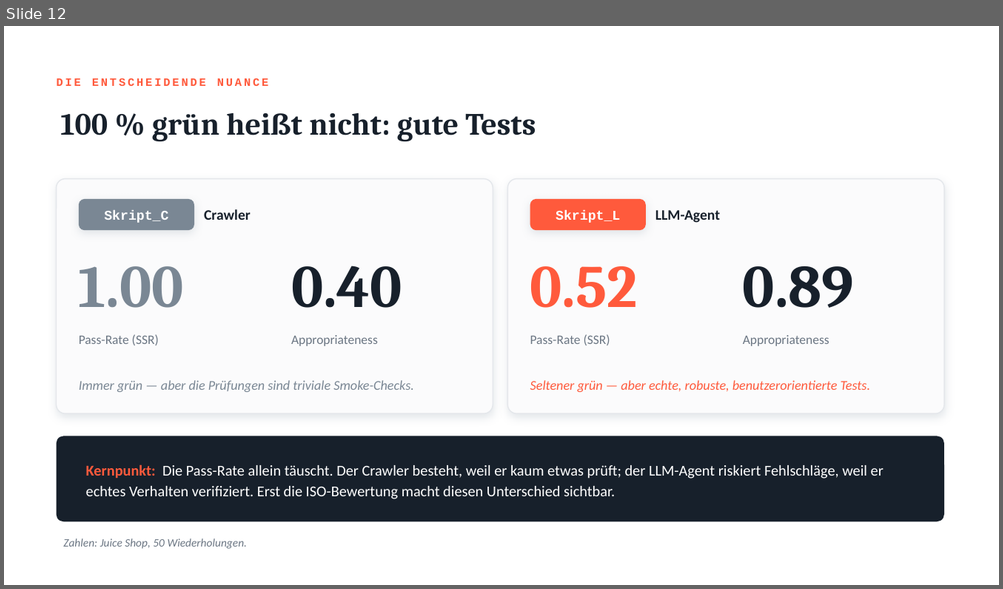
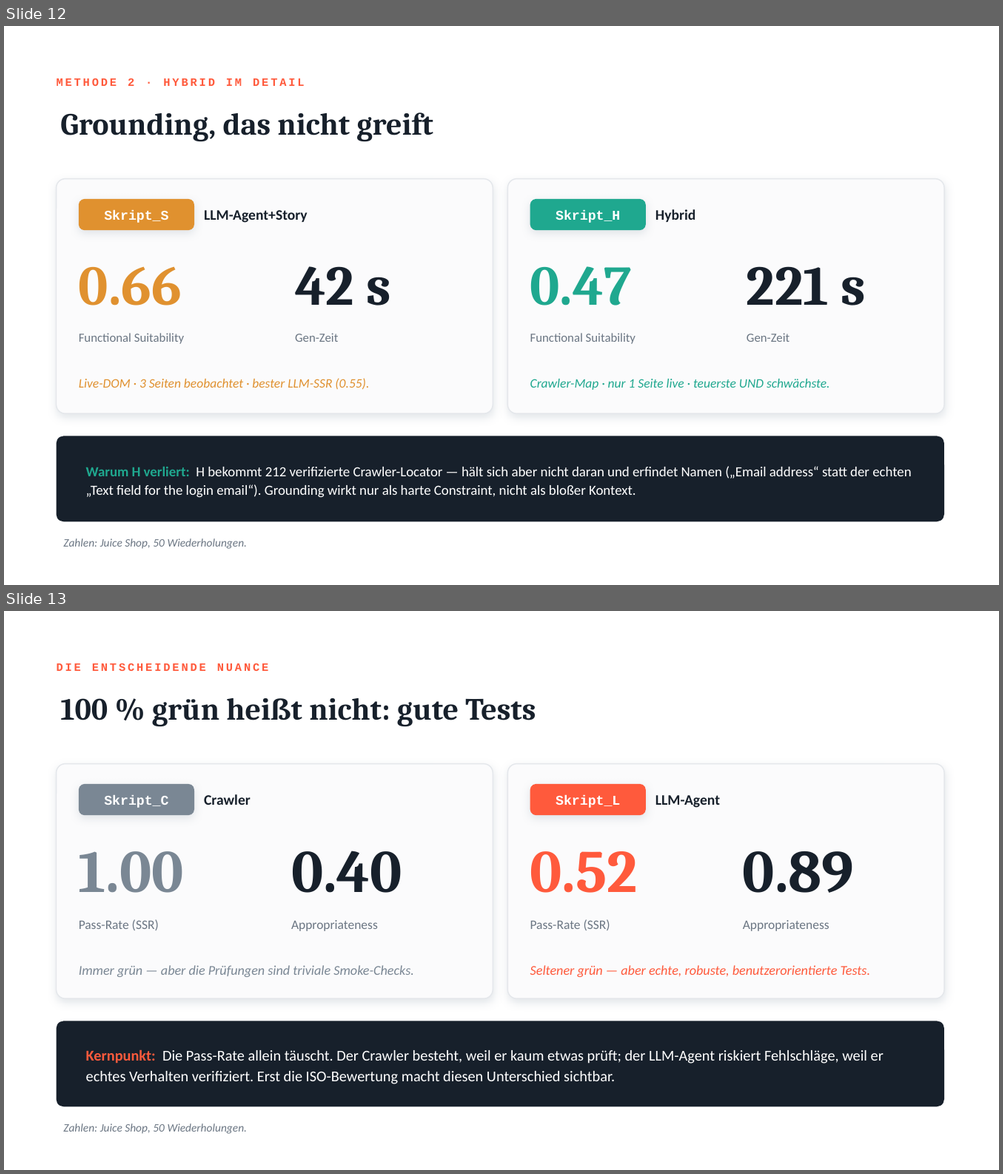
Before and after one commit to philippmelikidis/testgeneration-benchmark, a slide deck: presentation/Endpraesentation_LLM_vs_Crawler.pptx. Shown one above the other, each under a label of ours: slide 12 before the commit, slides 12 and 13 after it. The pictures are 1003x589 and 1003x1174 pixels, drawn with LibreOffice and Linux fonts; fonts in the diff are those of the drawing. Boxes give left, top, right and bottom in pixels: in the first picture for what was removed or moved away, otherwise in the second. Text is boxed around its words. In the diff, an @@ line names an element or a change of style, - is before the commit and + after.

```diff
--- a/presentation/Endpraesentation_LLM_vs_Crawler.pptx
+++ b/presentation/Endpraesentation_LLM_vs_Crawler.pptx
@@ slide 12 added at (4,26,999,585), background #FFFFFF @@
@@ text added at (57,78,304,86), 11 pt, text #FF5A3C, bold @@
+METHODE 2 · HYBRID IM DETAIL
@@ text added at (60,113,433,142), 30 pt, text #17202B, bold @@
+Grounding, das nicht greift
@@ rounded rectangle added at (57,179,492,414), fill #FBFBFC, outline #E4E7EB 1 pt @@
@@ rounded rectangle added at (508,179,944,414), fill #FBFBFC, outline #E4E7EB 1 pt @@
@@ rounded rectangle added at (79,199,194,230), fill #E0912F @@
@@ rounded rectangle added at (530,199,646,230), fill #1FA88F @@
@@ text added at (104,210,168,223), 13 pt, text #FFFFFF, bold @@
+Skript_S
@@ text added at (204,210,307,223), 14 pt, text #17202B, bold @@
+LLM-Agent+Story
@@ text added at (555,210,620,223), 13 pt, text #FFFFFF, bold @@
+Skript_H
@@ text added at (655,210,695,222), 14 pt, text #17202B, bold @@
+Hybrid
@@ text added at (79,266,182,306), 54 pt, text #E0912F, bold @@
+0.66
@@ text added at (295,266,392,306), 54 pt, text #17202B, bold @@
+42 s
@@ text added at (530,266,632,306), 54 pt, text #1FA88F, bold @@
+0.47
@@ text added at (746,266,866,306), 54 pt, text #17202B, bold @@
+221 s
@@ text added at (79,333,184,344), 12 pt, text #6B7683 @@
+Functional Suitability
@@ text added at (295,333,338,342), 12 pt, text #6B7683 @@
+Gen-Zeit
@@ text added at (530,333,635,344), 12 pt, text #6B7683 @@
+Functional Suitability
@@ text added at (746,333,789,342), 12 pt, text #6B7683 @@
+Gen-Zeit
@@ text added at (79,378,369,389), 12.5 pt, text #E0912F, italic @@
+Live-DOM · 3 Seiten beobachtet · bester LLM-SSR (0.55).
@@ text added at (530,379,830,390), 12.5 pt, text #1FA88F, italic @@
+Crawler-Map · nur 1 Seite live · teuerste UND schwächste.
@@ rounded rectangle added at (57,437,944,522), fill #17202B @@
@@ text added at (86,466,910,498), 13.5 pt, text #FFFFFF @@
+Warum H verliert: H bekommt 212 verifizierte Crawler-Locator — hält sich aber nicht daran und erfindet Namen („Email address“ statt der echten „Text field for the login email“). Grounding wirkt nur als harte Constraint, nicht als bloßer Kontext.
@@ text added at (63,539,247,549), 11 pt, text #6B7683, italic @@
+Zahlen: Juice Shop, 50 Wiederholungen.
@@ what was slide 12 is now slide 13 @@
```
Also in this commit, not shown: 3 slides changed, 1 other slide added, 1 slide removed, 1 other file.
